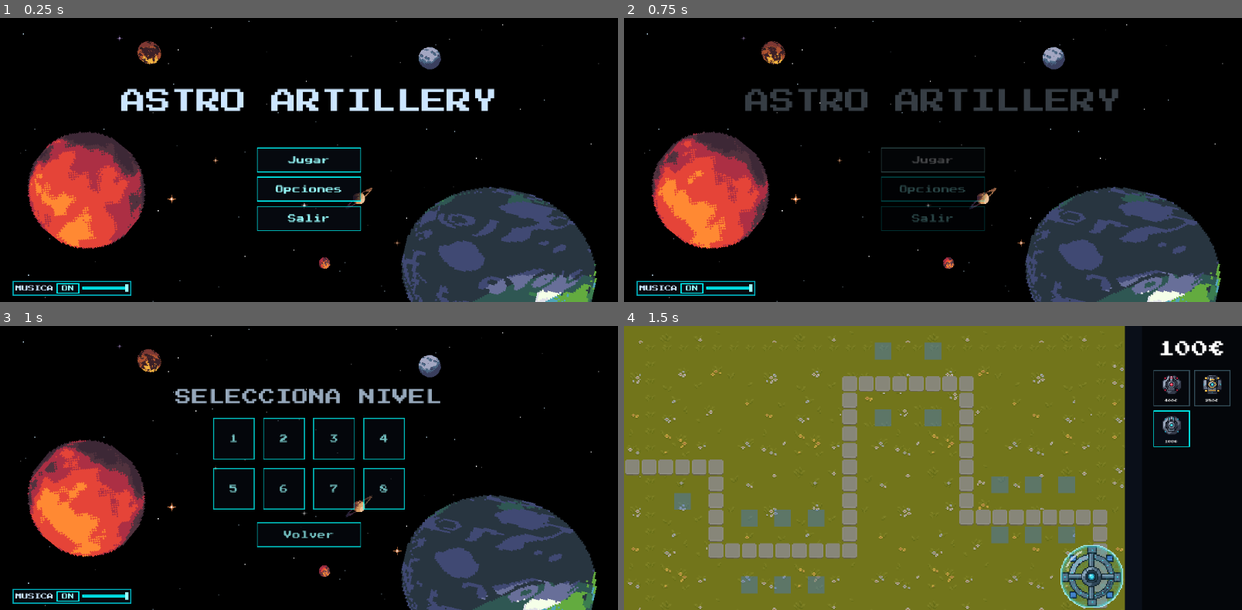
Above: before the commit, frames 1-4 (two rows, left to right).
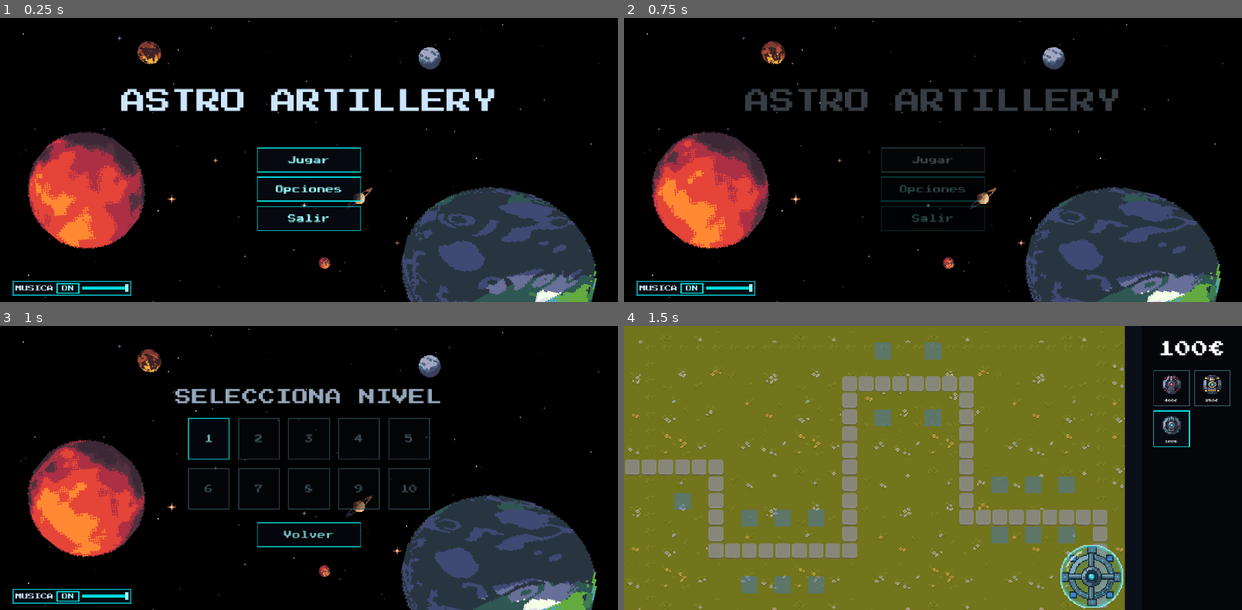
Above: after the commit, the same moments.

Repository: D4MC04/proyecto_dam2b
Game: Godot game, scene res://scenes/MainMenu.tscn
Two runs of this game, one before a commit and one after it. Both use one fixed random seed, a clock stepped at 60 frames per second and the inputs below.
Inputs:
- Up to frame 1 (0.25 s): no input
- Up to frame 2 (0.75 s): click "Jugar" at 0.5 s
- Up to frame 3 (1 s): no input
- Up to frame 4 (1.5 s): click "1" at 1.25 s

Frames 1-2 are identical in both runs. In frame 3, 2.2% of the frame differs, in the area x 30-70%, y 32-65%; in frame 4, nothing differs.

Commit message:
Renombrado GameState dentro de Level a LevelState y creado autoloads GameData con la lista de niveles del juego y GameState con el progreso del jugador

Diff:
--- a/project.godot
+++ b/project.godot
@@ -17,6 +17,8 @@
 
 [autoload]
 
+GameData="*uid://dsdfh8njmu5hq"
+GameState="*uid://8x1nq4ml2j7b"
 MusicManager="*res://scripts/MusicManager.gd"
 
 [display]
--- /dev/null
+++ b/scenes/GameData.tscn
@@ -0,0 +1,9 @@
+[gd_scene format=3 uid="uid://dsdfh8njmu5hq"]
+
+[ext_resource type="Script" uid="uid://daiodxwxy5djd" path="res://scripts/GameData.gd" id="1_fa5ai"]
+[ext_resource type="Script" uid="uid://du40p5btlpgd0" path="res://scripts/models/LevelData.gd" id="2_5qiqv"]
+[ext_resource type="Resource" uid="uid://dm8v13vfersya" path="res://resources/level_data/level_1.tres" id="3_8md65"]
+
+[node name="GameData" type="Node" unique_id=1456673338]
+script = ExtResource("1_fa5ai")
+levels = Array[ExtResource("2_5qiqv")]([ExtResource("3_8md65"), ExtResource("3_8md65"), ExtResource("3_8md65"), ExtResource("3_8md65"), ExtResource("3_8md65"), ExtResource("3_8md65"), ExtResource("3_8md65"), ExtResource("3_8md65"), ExtResource("3_8md65"), ExtResource("3_8md65")])
--- a/scenes/MainMenu.tscn
+++ b/scenes/MainMenu.tscn
@@ -2,8 +2,6 @@
 
 [ext_resource type="Script" uid="uid://hut21l7kytl6" path="res://scripts/MainMenu.gd" id="1_menu"]
 [ext_resource type="Script" uid="uid://bnok54y84qsmr" path="res://scripts/Starfield.gd" id="2_stars"]
-[ext_resource type="Script" uid="uid://du40p5btlpgd0" path="res://scripts/models/LevelData.gd" id="3_hubol"]
-[ext_resource type="Resource" uid="uid://dm8v13vfersya" path="res://resources/level_data/level_1.tres" id="4_8vx4p"]
 [ext_resource type="Texture2D" uid="uid://c5u3a6vnf6m0d" path="res://assets/sprites/planets/luna.png" id="7_1ajci"]
 [ext_resource type="Texture2D" uid="uid://bs0dfebgax8p0" path="res://assets/sprites/planets/planetagaseoso2.png" id="9_1ajci"]
 [ext_resource type="PackedScene" uid="uid://ds51ueya6tle1" path="res://scenes/SpaceBody.tscn" id="9_body"]
@@ -27,7 +25,6 @@
 grow_vertical = 2
 theme = ExtResource("13_theme")
 script = ExtResource("1_menu")
-levels = Array[ExtResource("3_hubol")]([ExtResource("4_8vx4p"), ExtResource("4_8vx4p"), ExtResource("4_8vx4p"), ExtResource("4_8vx4p"), ExtResource("4_8vx4p"), ExtResource("4_8vx4p"), ExtResource("4_8vx4p"), ExtResource("4_8vx4p")])
 
 [node name="Background" type="ColorRect" parent="." unique_id=742900571]
 layout_mode = 1
@@ -56,7 +53,7 @@
 position = Vector2(477.10352, 242.0957)
 rotation = 0.2268928
 scale = Vector2(1.8779294, 1.598086)
-frame_progress = 0.6239309
+frame_progress = 0.58601594
 speed_scale = 0.5
 sheet = ExtResource("10_planeta1")
 fps = 3.0
@@ -65,7 +62,7 @@
 position = Vector2(411.52454, 38.20743)
 rotation = 0.46251225
 scale = Vector2(0.47721493, 0.46993628)
-frame_progress = 0.122447625
+frame_progress = 0.70087236
 speed_scale = 0.5
 sheet = ExtResource("7_1ajci")
 fps = 7.0
@@ -74,7 +71,7 @@
 position = Vector2(82.99999, 165.99998)
 rotation = 3.822271
 scale = Vector2(1.5076561, 1.4725642)
-frame_progress = 0.74665064
+frame_progress = 0.040461026
 speed_scale = 0.07
 sheet = ExtResource("9_rcqid")
 fps = 60.0
@@ -83,7 +80,7 @@
 position = Vector2(143, 33.59999)
 rotation = 3.822271
 scale = Vector2(0.51869583, 0.47507852)
-frame_progress = 0.74665064
+frame_progress = 0.040461026
 speed_scale = 0.07
 sheet = ExtResource("9_1ajci")
 fps = 60.0
@@ -92,7 +89,7 @@
 position = Vector2(344.00003, 173)
 rotation = 3.132866
 scale = Vector2(0.40685415, 0.3730729)
-frame_progress = 0.74665064
+frame_progress = 0.040461026
 speed_scale = 0.07
 sheet = ExtResource("10_1ajci")
 fps = 60.0
@@ -101,7 +98,7 @@
 position = Vector2(311.00003, 235.00002)
 rotation = 3.132866
 scale = Vector2(0.3549205, 0.3730729)
-frame_progress = 0.74665064
+frame_progress = 0.040461026
 speed_scale = 0.07
 sheet = ExtResource("11_7b55j")
 fps = 60.0
@@ -110,7 +107,7 @@
 visible = false
 position = Vector2(50.25, 230.75)
 scale = Vector2(0.355, 0.33500007)
-frame_progress = 0.4922904
+frame_progress = 0.5728922
 sheet = ExtResource("12_asteroide1")
 fps = 10.0
 
@@ -181,7 +178,7 @@
 size_flags_horizontal = 4
 theme_override_constants/h_separation = 8
 theme_override_constants/v_separation = 8
-columns = 4
+columns = 5
 
 [node name="VolverButton" type="Button" parent="LevelSelectionScreen" unique_id=555534078]
 custom_minimum_size = Vector2(100, 24)
--- a/scenes/level.tscn
+++ b/scenes/level.tscn
@@ -1,16 +1,16 @@
-[gd_scene format=3 uid="uid://0m1j6ysvbi12"]
+[gd_scene format=3 uid="uid://dow3xsmwob84a"]
 
 [ext_resource type="Script" uid="uid://dk5e48u7bp0gq" path="res://scripts/Level.gd" id="1_qifjx"]
 [ext_resource type="Script" uid="uid://bea7knwkgxudr" path="res://scripts/Grid.gd" id="3_sv41r"]
 [ext_resource type="Script" uid="uid://csf1nnwmpkyxg" path="res://scripts/Spawner.gd" id="4_m0xki"]
 [ext_resource type="PackedScene" uid="uid://b4qxa5dcr0sba" path="res://scenes/Tower.tscn" id="6_faw0r"]
 [ext_resource type="Script" uid="uid://dc50n7b1msh6v" path="res://scripts/BuildManager.gd" id="10_p6oy6"]
-[ext_resource type="Script" uid="uid://6uasy1h7h8ho" path="res://scripts/GameState.gd" id="11_ax7ne"]
+[ext_resource type="Script" uid="uid://6uasy1h7h8ho" path="res://scripts/LevelState.gd" id="11_ax7ne"]
 
 [node name="Level" type="Node2D" unique_id=1048914466]
 script = ExtResource("1_qifjx")
 
-[node name="GameState" type="Node" parent="." unique_id=33024129]
+[node name="LevelState" type="Node" parent="." unique_id=33024129]
 script = ExtResource("11_ax7ne")
 
 [node name="Grid" type="Node" parent="." unique_id=2089228780]
--- a/scripts/BuildManager.gd
+++ b/scripts/BuildManager.gd
@@ -6,7 +6,7 @@
 
 const RANGE_COLOR := Color(1, 1, 1, 0.15)
 
-var state: GameState
+var state: LevelState
 
 var _preview: Node2D
 var _range: Node2D
--- /dev/null
+++ b/scripts/GameData.gd
@@ -0,0 +1,3 @@
+extends Node
+
+@export var levels: Array[LevelData]
--- a/scripts/GameState.gd
+++ b/scripts/GameState.gd
@@ -1,18 +1,9 @@
 extends Node
-class_name GameState
 
-signal money_changed(amount: int)
+var current_level: int = 0
 
-var money := 100
-var selected_tower: TowerData
+func is_unlocked(i: int) -> bool:
+	return i <= current_level
 
-func add_money(amount: int) -> void:
-	money += amount
-	money_changed.emit(money)
-
-func spend_money(amount: int) -> bool:
-	if money < amount:
-		return false
-	money -= amount
-	money_changed.emit(money)
-	return true
+func is_completed(i: int) -> bool:
+	return i < current_level
--- a/scripts/Level.gd
+++ b/scripts/Level.gd
@@ -9,7 +9,7 @@
 @onready var grid: Grid = $Grid
 @onready var spawner: Spawner = $Spawner
 @onready var build_manager: BuildManager = $BuildManager
-@onready var game_state: GameState = $GameState
+@onready var game_state: LevelState = $LevelState
 
 func _ready() -> void:
 	build_manager.state = game_state
--- /dev/null
+++ b/scripts/LevelState.gd
@@ -0,0 +1,18 @@
+extends Node
+class_name LevelState
+
+signal money_changed(amount: int)
+
+var money := 100
+var selected_tower: TowerData
+
+func add_money(amount: int) -> void:
+	money += amount
+	money_changed.emit(money)
+
+func spend_money(amount: int) -> bool:
+	if money < amount:
+		return false
+	money -= amount
+	money_changed.emit(money)
+	return true
--- a/scripts/LevelUI.gd
+++ b/scripts/LevelUI.gd
@@ -3,7 +3,7 @@
 
 @onready var sidebar: Sidebar = %Sidebar
 
-func setup(state: GameState, towers: Array[TowerData]) -> void:
+func setup(state: LevelState, towers: Array[TowerData]) -> void:
 
 	sidebar.tower_selected.connect(func(data): state.selected_tower = data)
 	state.money_changed.connect(sidebar.set_money)
--- a/scripts/MainMenu.gd
+++ b/scripts/MainMenu.gd
@@ -1,6 +1,4 @@
 extends Control
-
-@export var levels: Array[LevelData]
 
 @onready var main_panel: VBoxContainer = $TitleScreen
 @onready var level_selection_panel: VBoxContainer = $LevelSelectionScreen
@@ -16,11 +14,12 @@
 	_update_mute_button()
 
 func _build_level_buttons():
-	for i in levels.size():
+	for i in GameData.levels.size():
 		var button := LevelButton.new()
-		button.level = levels[i]
+		button.level = GameData.levels[i]
 		button.text = str(i + 1)
 		button.custom_minimum_size = Vector2(40, 40)
+		button.disabled = not GameState.is_unlocked(i)
 		button.level_selected.connect(_open_level)
 		level_buttons_container.add_child(button)
 
Not shown: 1 places in scenes/Game.tscn that only renumber resources
Not shown: 1 places in scenes/level.tscn that only renumber resources
Not shown: 1 places in scenes/maps/Map8.tscn that only renumber resources
Not shown, added: scripts/GameData.gd.uid
Not shown, changed: scripts/GameState.gd.uid
Not shown, added: scripts/LevelState.gd.uid
Not shown, changed: scripts/game.gd.uid
